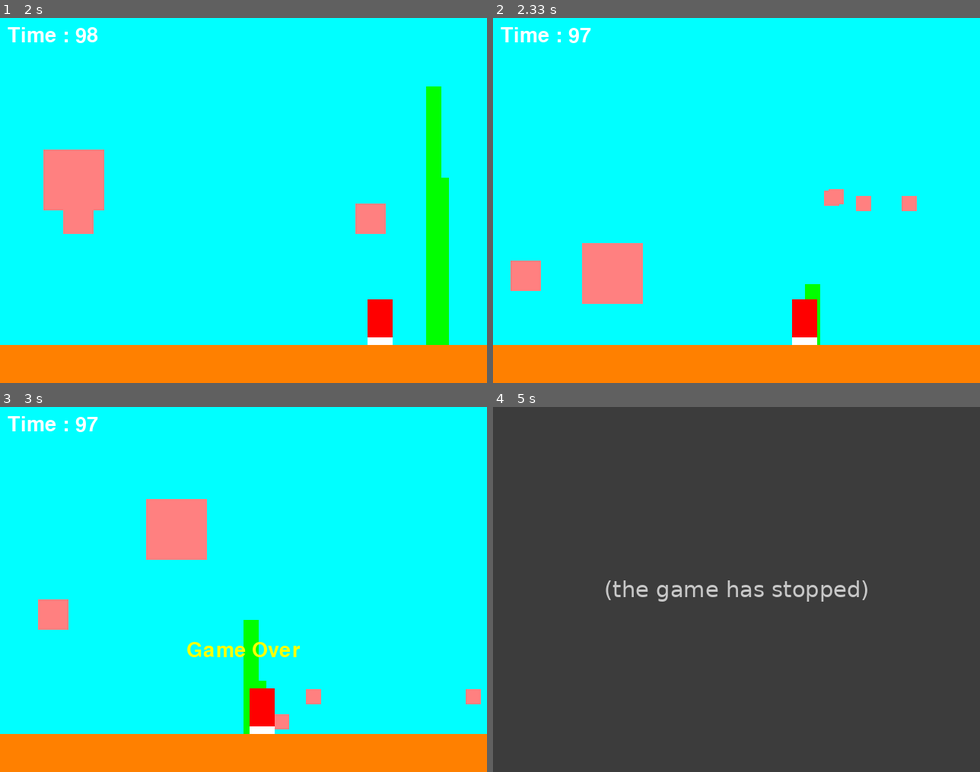
Above: before the commit, frames 1-4 (two rows, left to right).
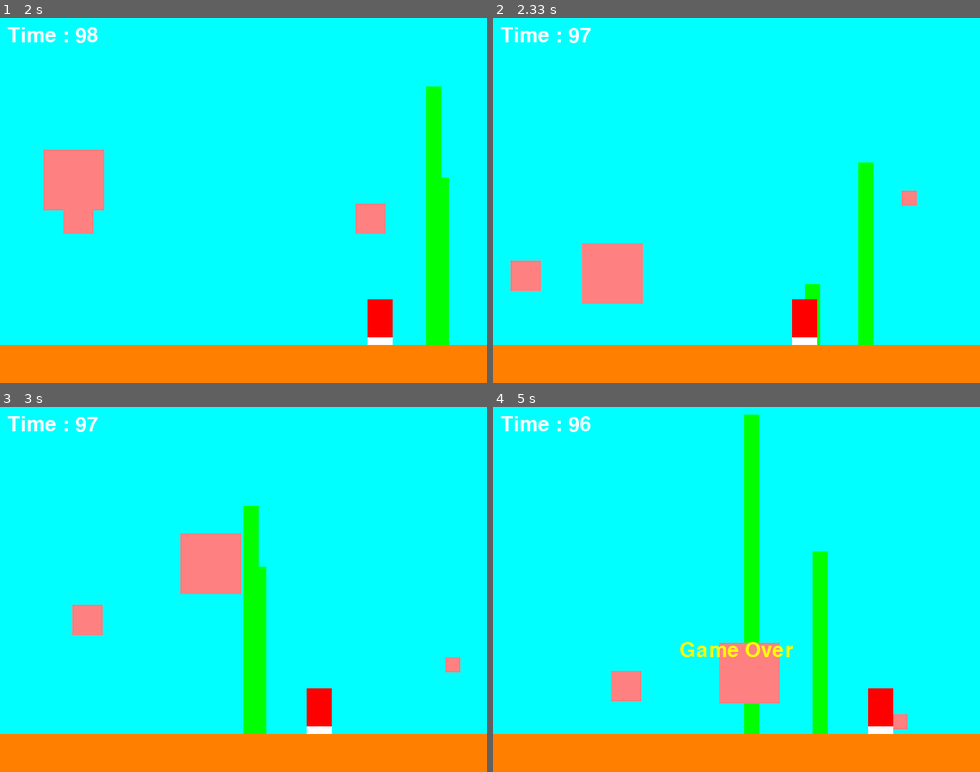
Above: after the commit, the same moments.

Repository: ThreeFive85/MiniGame2
Game: pygame game, started from pygame_project/6_gameover.py
Two runs of this game, one before a commit and one after it. Both use one fixed random seed, a clock stepped at 60 frames per second and the inputs below.
Inputs:
- Up to frame 1 (2 s): tap Space at 0.33, 0.73, 1.03, 1.23, 1.53, 1.73 s; hold Right 0.67-1.13 s; hold Right 1.17-1.63 s; hold Left from 1.67 s (still down)
- Up to frame 2 (2.33 s): tap Space at 2.03, 2.3 s; release Left at 2.2 s; hold Left from 2.23 s (still down)
- Up to frame 3 (3 s): tap Space at 2.6, 2.73 s; release Left at 2.63 s; hold Right from 2.67 s (still down)
- Up to frame 4 (5 s): tap Space at 3.03 s; release Right at 3.3 s

Frame 1 is identical in both runs. In frame 2, 1.9% of the frame differs, in the area x 67-88%, y 39-90%; in frame 3, 8.0%; in frame 4, 100%, in the area x 0-100%, y 0-100%.
Before the commit the program exited at 4.73 s; later frames show no game.

Commit message:
Fix : 버그 수정  - 이중 for문 빠져나오기

Diff:
--- a/pygame_project/6_gameover.py
+++ b/pygame_project/6_gameover.py
@@ -224,6 +224,9 @@
                         "init_spd_y": ball_speed_y[ball_img_idx + 1]})  # y 최초 속도
 
                 break
+        else:  # 계속 게임을 진행
+            continue  # 안쪽 for 문 조건이 맞지 않으면 continue. 바깥 for 문 계속 수행
+        break  # 안쪽 for 문에서 break를 만나면 여기로 진입가능. 2중 for문을 한번에 탈출
 
     # 충돌된 공 or 무기 없애기
     if ball_to_remove > -1:
